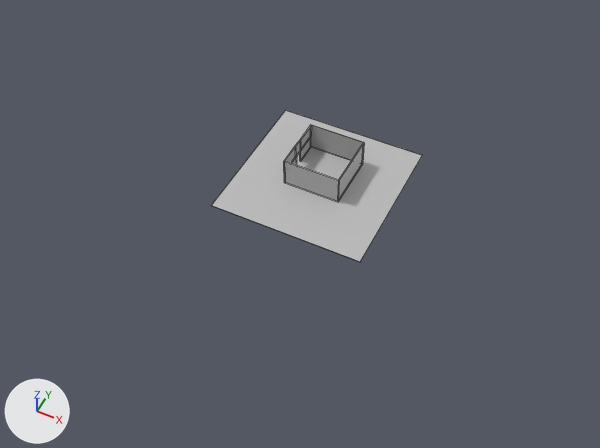
The FBX model Assets/MainRoom.fbx as it was, and as the next commit left it.
Both versions are drawn from a 50 mm camera at (31.1, -67.7, 74.8) aimed at (0.0, -5.7, -2.7). The lights are fixed; the arrows at lower left show +X, +Y and +Z. Mesh edges are drawn as thin lines. Objects named as collision shapes, trigger or cutter boxes, shadow casters or lower levels of detail are left out. Where no turn or scale is listed for an object, it has been applied to the vertices.

In view in the first picture: 'FrontWall', 'Ground', 'LeftWall', 'RightWall'.
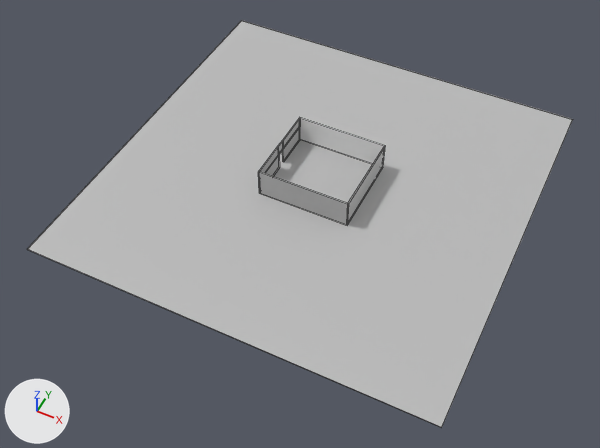
Pixel boxes (x1, y1, x2, y2) of what changed, in the pictures (600 x 448 px):
'Ground', mesh rescaled (158% wider, 167% taller)
    before: (211, 110, 422, 262)
    after: (27, 21, 573, 428)
'LeftWall', mesh rescaled, moved (60% wider, 29% taller)
    before: (284, 161, 340, 202)
    after: (259, 172, 349, 225)
'RightWall', recoloured, mesh rescaled, moved (60% wider, 35% taller)
    before: (311, 124, 365, 160)
    after: (299, 117, 386, 166)
'FrontWall', reshaped (48% wider, 29% taller)
    before: (284, 125, 312, 183)
    after: (258, 118, 300, 193)

What the commit changed:
Material 'M_Door' (mat_m_door) is new.
Its base color is (1.0, 1.0, 1.0) (white #ffffff).
me_mesh_005 has 8 vertices, 6 faces and spans x -3.75..3.75, y -0.06..0.09, z -1.88..1.88.
me_mesh_005 is used by ob_rightwall; location (0.0, 4.9, 1.9).
me_mesh_005 no longer uses material mat_lambert1 (grey #bcbcbc).
me_mesh_005 part 1: the whole mesh is scaled about its middle by (1.6, 1, 1.01), then moved by (0.32, 5.56, 1.94).
me_mesh_005 now uses material mat_m_door (white #ffffff).
me_mesh has 8 vertices, 6 faces and spans x -10.0..10.0, y -10.0..10.0, z -0.1..0.1.
me_mesh is used by ob_ground; location (0.0, 0.0, 0.0).
me_mesh part 4: the whole mesh is scaled about its middle by (2.57, 2.57, 1).
me_mesh_007 is used by ob_frontwall; location (-3.8, 1.2, 1.9).
me_mesh_007 had 24 vertices, 22 faces and spanned x 0.0..0.15, y -3.75..3.69, z -1.88..1.88.
me_mesh_007 now has 24 vertices, 22 faces and spans x -5.67..-5.52, y -5.59..5.5, z 0.05..3.82.
me_mesh_007 part 2: 24 of 24 vertices moved; they spanned x 0.0..0.15, y -3.75..3.69, z -1.88..1.88 and now span x -5.67..-5.52, y -5.59..5.5, z 0.05..3.82; mean shift (-5.67, 0.06, 2.06); largest move (0.0, -3.75, 0.0) -> (-5.67, -5.59, 2.31).
me_mesh_006 has 8 vertices, 6 faces and spans x -3.75..3.75, y 0.0..0.15, z -1.88..1.88.
me_mesh_006 is used by ob_leftwall; location (0.0, -2.6, 1.9).
me_mesh_006 part 3: the whole mesh is scaled about its middle by (1.6, 1, 1.01), then moved by (0.32, -5.59, 1.94).
Object 'RightWall' (ob_rightwall) moves from (0.0, 4.9, 1.9) to (0.0, 0.0, 0.0).
Object 'LeftWall' (ob_leftwall) moves from (0.0, -2.6, 1.9) to (0.0, 0.0, 0.0).
